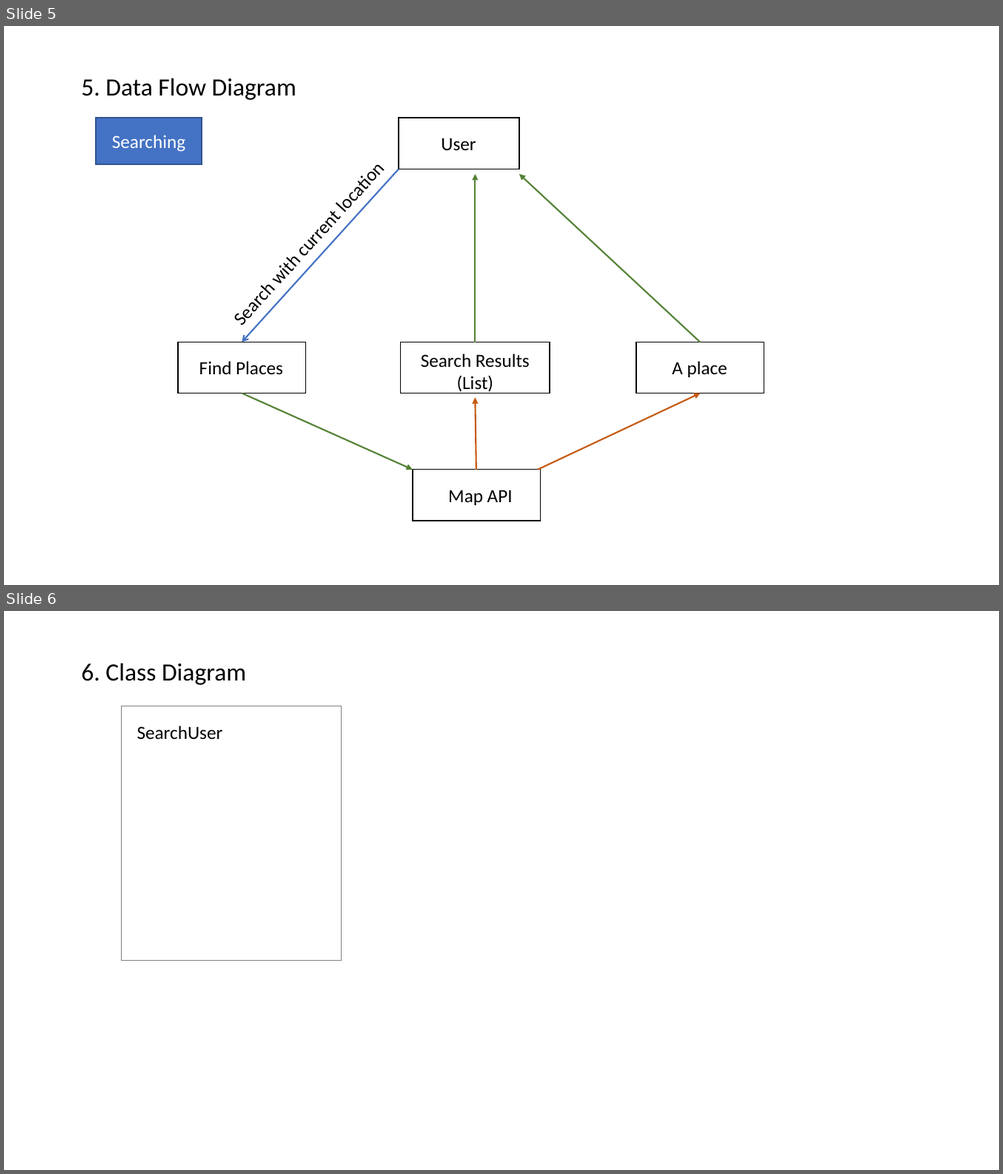
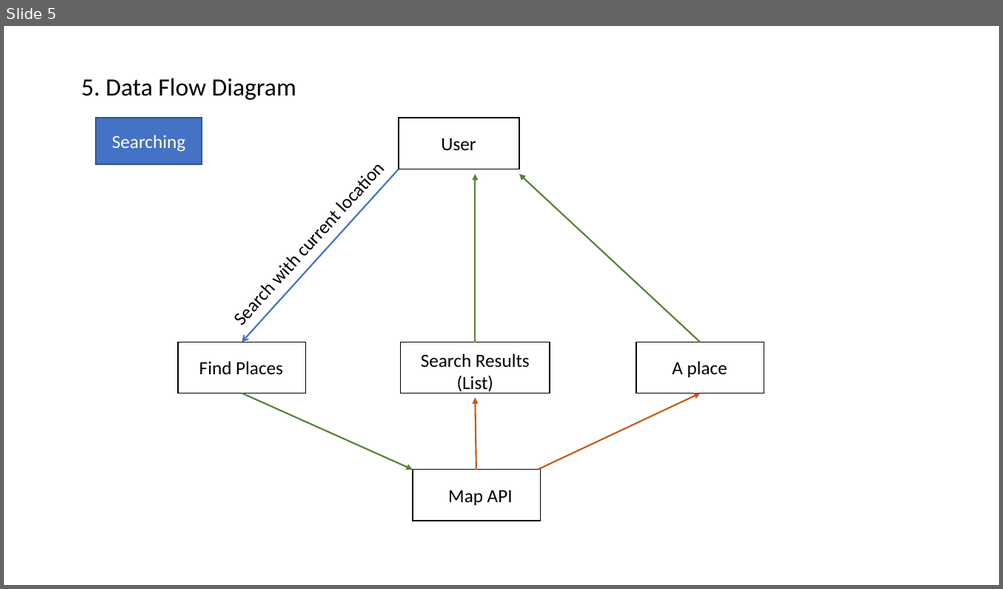
Before and after one commit to brianj-kim/ENSE-374-Project, a slide deck: Milestone#2 Reportouts/UMLDiagrams.pptx. Shown one above the other, each under a label of ours: slides 5 and 6 before the commit, slide 5 after it. The pictures are 1003x1174 and 1003x589 pixels, drawn with LibreOffice and Linux fonts; fonts in the diff are those of the drawing. Boxes give left, top, right and bottom in pixels: in the first picture for what was removed or moved away, otherwise in the second. Text is boxed around its words. In the diff, an @@ line names an element or a change of style, - is before the commit and + after.

Commit message:
Update class diagram

```diff
--- a/Milestone#2 Reportouts/UMLDiagrams.pptx
+++ b/Milestone#2 Reportouts/UMLDiagrams.pptx
@@ slide 6 removed at <box>4,611,999,1170</box>, background #FFFFFF @@
@@ text removed at <box>81,663,246,685</box> @@
-6. Class Diagram
@@ rectangle removed at <box>121,706,341,961</box> @@
@@ text removed at <box>137,726,223,740</box> @@
-SearchUser
```
Also in this commit, not shown: 1 slide added.
